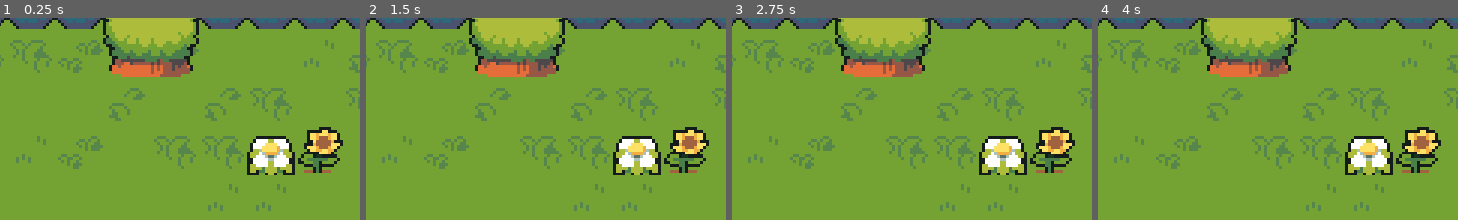
Above: before the commit, frames 1-4 (left to right).
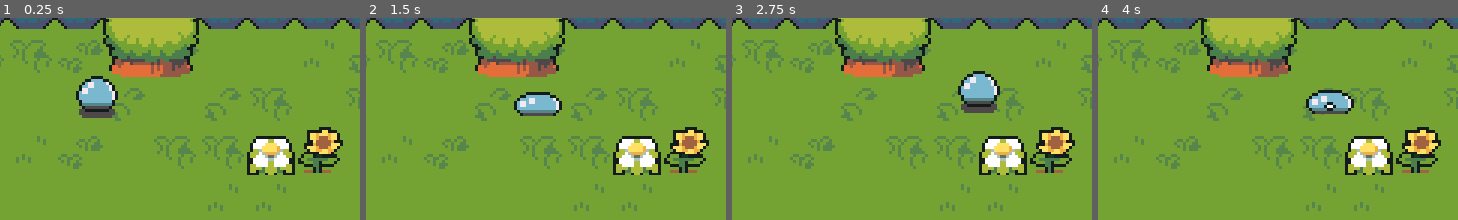
Above: after the commit, the same moments.

Repository: Fcatilizer/ARPG
Game: Godot game, scene res://scenes/world.tscn
Same seed, same stepped clock (60 frames per second), same inputs: the game is played once before the commit and once after it.
Inputs:
- Up to frame 1 (0.25 s): no input
- Up to frame 2 (1.5 s): no input
- Up to frame 3 (2.75 s): no input
- Up to frame 4 (4 s): no input
The pictures show only the part of the screen within x 46-96%, y 0-50%; the shares and areas given below are measured in that part.

The runs differ from the first frame. In frame 1, 1.9% of the frame differs, in the area x 21-33%, y 28-50%; in frame 2, 1.3%; in frame 3, 1.9%; in frame 4, 1.3%.
Error before the commit: Invalid access to property or key 'global_position' on a base object of type 'Nil'. (res://enemies/slime.gd:13)

Commit message:
multiple slimes

Diff:
--- a/scenes/world.tscn
+++ b/scenes/world.tscn
@@ -2796,5 +2796,30 @@
 script = ExtResource("5_qlw6h")
 tilemap = NodePath("../..")
 
-[node name="slime" parent="." instance=ExtResource("5_aoyqh")]
-position = Vector2(107, 163)
+[node name="slime2" parent="TileMap" node_paths=PackedStringArray("endPoint") instance=ExtResource("5_aoyqh")]
+position = Vector2(137, 45)
+endPoint = NodePath("Marker2D")
+
+[node name="Marker2D" type="Marker2D" parent="TileMap/slime2"]
+position = Vector2(65, -2)
+
+[node name="slime3" parent="TileMap" node_paths=PackedStringArray("endPoint") instance=ExtResource("5_aoyqh")]
+position = Vector2(281, 101)
+endPoint = NodePath("Marker2D")
+
+[node name="Marker2D" type="Marker2D" parent="TileMap/slime3"]
+position = Vector2(2, 64)
+
+[node name="slime4" parent="TileMap" node_paths=PackedStringArray("endPoint") instance=ExtResource("5_aoyqh")]
+position = Vector2(243, 294)
+endPoint = NodePath("Marker2D")
+
+[node name="Marker2D" type="Marker2D" parent="TileMap/slime4"]
+position = Vector2(73, -4)
+
+[node name="slime5" parent="TileMap" node_paths=PackedStringArray("endPoint") instance=ExtResource("5_aoyqh")]
+position = Vector2(468, 183)
+endPoint = NodePath("Marker2D")
+
+[node name="Marker2D" type="Marker2D" parent="TileMap/slime5"]
+position = Vector2(66, -5)
